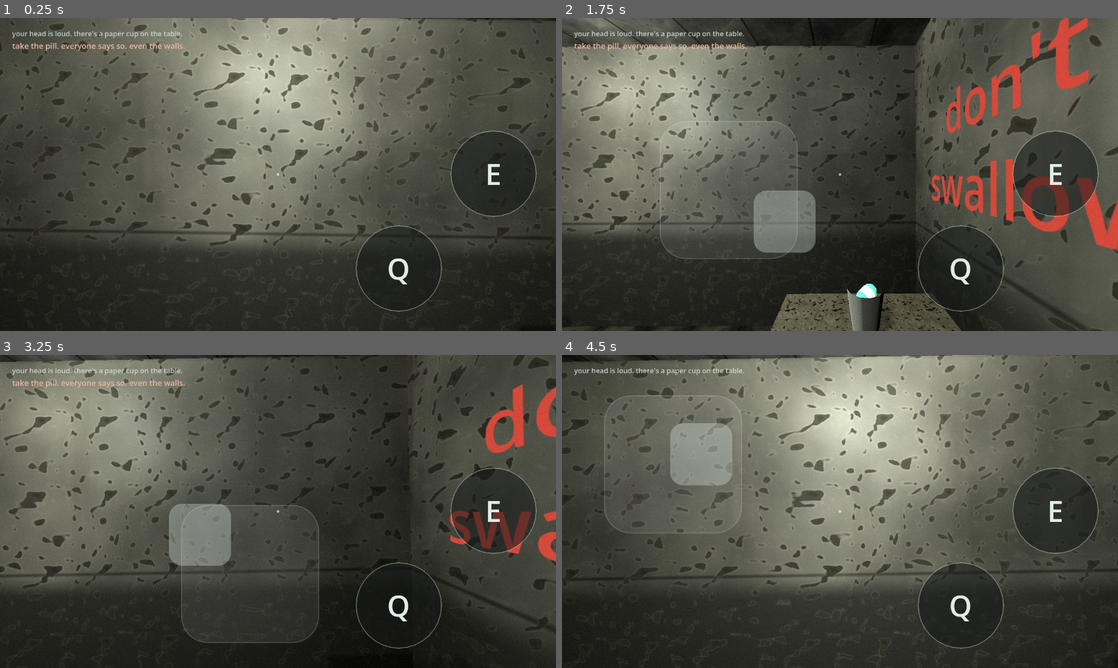
Above: before the commit, frames 1-4 (two rows, left to right).
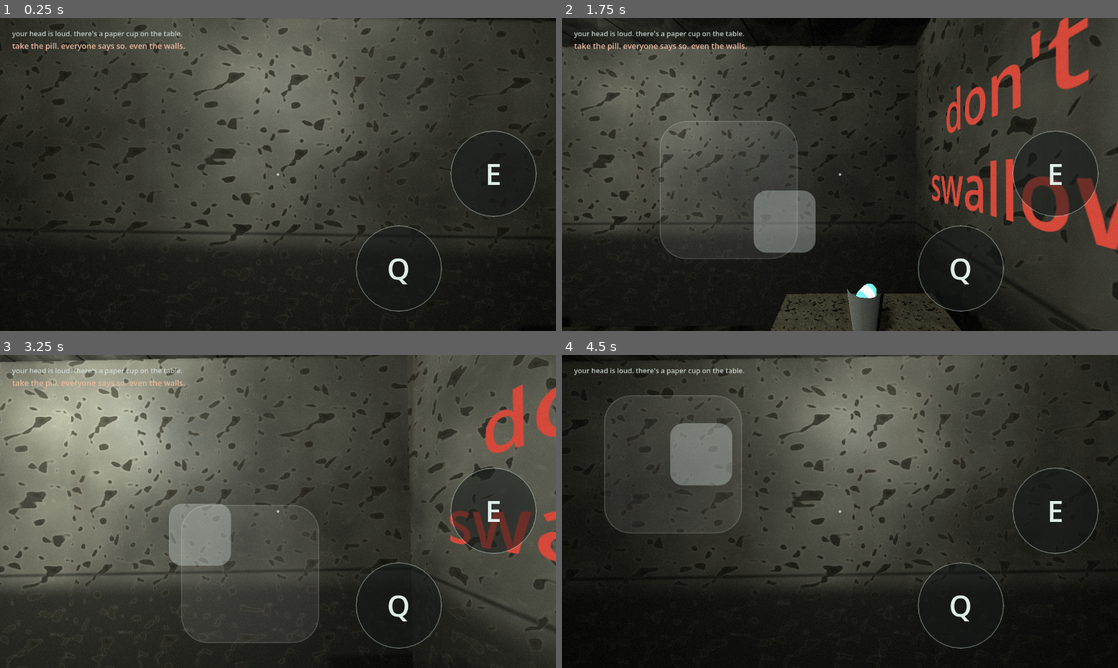
Above: after the commit, the same moments.

Repository: lucy-holm/Ward-B
Game: Godot game, scene res://main.tscn
The game is run twice, just before and just after one commit, with the same random seed, the same clock (stepped at 60 frames per second) and the same inputs.
Inputs (mouse positions are in pixels of both pictures, inside the frame that each line leads up to):
- Up to frame 1 (0.25 s): no input
- Up to frame 2 (1.75 s): tap Enter at 0.5 s; move the mouse to (962, 158) at 0.52 s; hold D (move_right) 0.53-1.25 s; hold E (interact) 0.53-1.25 s; click (962, 158) at 0.67 s; drag from (728, 190) to (812, 237) at 1.27 s
- Up to frame 3 (3.25 s): move the mouse to (333, 442) at 2.02 s; hold D (move_right) 2.03-2.75 s; tap 0 at 2.1 s; drag from (250, 574) to (111, 464) at 2.77 s
- Up to frame 4 (4.5 s): move the mouse to (1006, 558) at 3.52 s; hold A (move_left) 3.53-4.25 s; tap Backspace at 3.6 s; drag from (673, 464) to (756, 433) at 4.27 s

The runs differ from the first frame. In frame 1, 54% of the frame differs, in the area x 0-100%, y 0-84%; in frame 2, 53%; in frame 3, 2.4%; in frame 4, 85%, in the area x 0-100%, y 0-100%.

Commit message:
Darken the ward and give the fluorescents a real failing flicker
Darker: ambient 0.08 -> 0.045 and exposure 0.85 -> 0.72, so unlit areas go
properly black and the lit pools stop blowing out. Verified the gameplay-
readable elements survive the drop - the code scrawl is still legible and the
keypad/dispenser accent glows still separate at distance.

Flicker was already implemented but was invisible against flat ambient, and
too polite besides. Now:
- dips are deeper (0.25 -> 0.10 of base) and recover fast, because a tube
  snaps back rather than fading in
- rare longer dropouts (0.12-0.45s) so a failing tube cuts out for a beat
  instead of only stuttering
- a constant shallow mains buzz at 17Hz so a tube is never perfectly still,
  which is what sells "failing fluorescent" over "lamp with an effect on it"
- all phase-offset per light so a corridor never pulses in unison

Still unmedicated-only by design: lucid is meant to read as clinically stable
and the contrast between the two is the point.

tools/test_flicker.tscn verifies it behaviourally, headless. Screenshots
cannot check this at all - a still of a flickering light is identical to a
still of a steady one, which is exactly how the flicker sat invisible for
several commits. It asserts that unmed energy actually varies, that a deep
dip occurs, that lights are NOT in lockstep (catching a broken per-light phase
offset), and that lucid holds steady. Measured: unmed spread 0.635 with dips
to 32% of base, lucid spread 0.000.

One test bug found and fixed while writing it: sampling immediately after the
state flip measured the recovery ramp from mid-dip rather than steady state,
so lucid falsely failed. It now settles first.

Verified: check_rooms 7/7, test_mechanics 22, test_flicker OK, verify_web and
verify_touch PASS, 9.7 fps unchanged.

Co-Authored-By: Claude Opus 4.8 (1M context) <noreply@anthropic.com>

Diff:
--- a/godot/core/atmosphere.gd
+++ b/godot/core/atmosphere.gd
@@ -15,9 +15,21 @@
 
 # Chance per second that a given fluorescent dips. The original's 6%-per-frame
 # at ~60fps works out near this.
-const FLICKER_RATE_HZ := 3.2
-const FLICKER_DIP := 0.25
-const FLICKER_RECOVER := 8.0   # how fast intensity eases back to base
+const FLICKER_RATE_HZ := 2.6
+const FLICKER_DIP := 0.10        # how far a dip drops (was 0.25 — too polite)
+const FLICKER_RECOVER := 14.0    # snap back fast; a tube does not fade in
+
+# Occasional full dropout: a failing tube cuts out for a beat rather than just
+# stuttering. Rare enough to stay unsettling instead of strobing.
+const DROPOUT_RATE_HZ := 0.22
+const DROPOUT_MIN_SEC := 0.12
+const DROPOUT_MAX_SEC := 0.45
+
+# Constant low-level flutter so a tube is never perfectly still even between
+# dips — this is what sells "failing fluorescent" rather than "lamp with an
+# effect on it".
+const BUZZ_AMOUNT := 0.10
+const BUZZ_HZ := 17.0
 
 const FOG_BREATH_HZ := 0.5
 const FOG_BREATH_AMOUNT := 0.05
@@ -75,14 +87,19 @@
 			# dt so the rate is per-second rather than per-frame.
 			if _dip[i] <= 0.0 and randf() < FLICKER_RATE_HZ * delta:
 				_dip[i] = randf_range(0.04, 0.10)
+			# A rarer, longer cut — reuses the same latch with a bigger value.
+			if _dip[i] <= 0.0 and randf() < DROPOUT_RATE_HZ * delta:
+				_dip[i] = randf_range(DROPOUT_MIN_SEC, DROPOUT_MAX_SEC)
 			if _dip[i] > 0.0:
 				_dip[i] -= delta
 
 		var target := base
 		if unmed:
-			# A slow wobble under the dips, offset per-light so a corridor of
-			# tubes never pulses in unison.
-			target *= 0.8 + 0.2 * sin(_clock * 13.0 + i * 7.0)
+			# Mains buzz: a fast, shallow flutter, phase-offset per light so a
+			# corridor of tubes never pulses in unison.
+			target *= 1.0 - BUZZ_AMOUNT * (0.5 + 0.5 * sin(_clock * BUZZ_HZ + i * 2.4))
+			# Slow wobble underneath, so the flutter rides on a drifting level.
+			target *= 0.85 + 0.15 * sin(_clock * 1.7 + i * 7.0)
 			if _dip[i] > 0.0:
 				target *= FLICKER_DIP
 		l.light_energy = lerpf(l.light_energy, target, minf(1.0, delta * FLICKER_RECOVER))
--- a/godot/main.tscn
+++ b/godot/main.tscn
@@ -8,7 +8,7 @@
 background_color = Color(0.09, 0.043, 0.039, 1)
 ambient_light_source = 2
 ambient_light_color = Color(0.8, 0.85, 0.83, 1)
-ambient_light_energy = 0.08
+ambient_light_energy = 0.045
 fog_enabled = true
 fog_mode = 1
 fog_light_color = Color(0.09, 0.043, 0.039, 1)
@@ -16,7 +16,7 @@
 fog_depth_end = 13.0
 fog_depth_curve = 1.0
 tonemap_mode = 3
-tonemap_exposure = 0.85
+tonemap_exposure = 0.72
 tonemap_white = 4.0
 glow_enabled = true
 glow_intensity = 0.55
--- a/godot/tools/shoot.gd
+++ b/godot/tools/shoot.gd
@@ -48,14 +48,14 @@
 		env.background_color = Color(0.090, 0.043, 0.039)
 		env.ambient_light_source = Environment.AMBIENT_SOURCE_COLOR
 		env.ambient_light_color = Color(0.8, 0.85, 0.83)
-		env.ambient_light_energy = float(args[8]) if args.size() > 8 else 0.08
+		env.ambient_light_energy = float(args[8]) if args.size() > 8 else 0.045
 		env.fog_enabled = true
 		env.fog_mode = Environment.FOG_MODE_DEPTH
 		env.fog_light_color = Color(0.090, 0.043, 0.039)
 		env.fog_depth_begin = 2.6
 		env.fog_depth_end = 13.0
 		env.tonemap_mode = Environment.TONE_MAPPER_ACES
-		env.tonemap_exposure = 0.85
+		env.tonemap_exposure = 0.72
 		env.tonemap_white = 4.0
 		env.glow_enabled = true
 		env.glow_intensity = 0.55
--- /dev/null
+++ b/godot/tools/test_flicker.gd
@@ -0,0 +1,113 @@
+# Behavioural check for the fluorescent flicker.
+#
+#   godot --headless --path godot tools/test_flicker.tscn
+#
+# Runs headless on purpose: Atmosphere drives light_energy from _process, so
+# the numbers are real without needing to render. Screenshots cannot verify
+# this at all — a still frame of a flickering light looks exactly like a still
+# frame of a steady one, which is how the flicker sat invisible for several
+# commits.
+#
+# Asserts, while UNMEDICATED:
+#   - light energy actually varies (it is not pinned at base)
+#   - at least one deep dip occurs (a dropout, not just buzz)
+#   - lights are NOT in lockstep (per-light phase offsets are working)
+# And while LUCID: energy holds steady, because lucid is meant to read as
+# clinically stable and the contrast is the point.
+extends Node
+
+const SAMPLE_FRAMES := 420
+
+var failures: Array[String] = []
+
+
+func _ready() -> void:
+	var packed: PackedScene = load("res://main.tscn")
+	var main: Node = packed.instantiate()
+	add_child(main)
+	await get_tree().process_frame
+	await get_tree().process_frame
+
+	var lights := _find_lights(main)
+	if lights.size() < 2:
+		_fail("expected at least 2 room lights, found %d" % lights.size())
+		_finish()
+		return
+
+	# --- UNMEDICATED: should flicker ---
+	StateManager.force_state(StateManager.State.UNMED, "test")
+	var traces := await _sample(lights)
+
+	var a: Array = traces[0]
+	var spread: float = a.max() - a.min()
+	if spread < 0.05:
+		_fail("unmed: light energy barely moves (spread %.4f) — flicker is not running" % spread)
+
+	var deepest: float = a.min() / maxf(0.0001, a.max())
+	if deepest > 0.6:
+		_fail("unmed: no deep dip in %d frames (min/max %.2f) — dropouts not firing"
+			% [SAMPLE_FRAMES, deepest])
+
+	# Two lights moving in lockstep means the per-light phase offset is broken.
+	var lockstep := true
+	for i in mini(a.size(), (traces[1] as Array).size()):
+		if absf(a[i] - (traces[1] as Array)[i]) > 0.02:
+			lockstep = false
+			break
+	if lockstep:
+		_fail("unmed: lights are in lockstep — per-light phase offset is not applied")
+
+	print("unmed  spread=%.3f  min/max=%.2f" % [spread, deepest])
+
+	# --- LUCID: should be steady ---
+	GameState.refill()
+	StateManager.can_shift = true
+	StateManager.force_state(StateManager.State.LUCID, "test")
+	# Let the lights recover first. Switching to lucid mid-dip leaves them
+	# ramping back to base, and sampling immediately measures that transient
+	# rather than the steady state we actually care about.
+	for f in 90:
+		await get_tree().process_frame
+	var lucid_traces := await _sample(lights)
+	var lucid: Array = lucid_traces[0]
+	var lucid_spread: float = lucid.max() - lucid.min()
+	if lucid_spread > 0.02:
+		_fail("lucid: light energy varies (spread %.4f) — lucid should read steady"
+			% lucid_spread)
+	print("lucid  spread=%.3f" % lucid_spread)
+
+	_finish()
+
+
+func _sample(lights: Array) -> Array:
+	var traces: Array = [[], []]
+	for f in SAMPLE_FRAMES:
+		await get_tree().process_frame
+		(traces[0] as Array).append((lights[0] as OmniLight3D).light_energy)
+		(traces[1] as Array).append((lights[1] as OmniLight3D).light_energy)
+	return traces
+
+
+func _find_lights(node: Node) -> Array:
+	var out: Array = []
+	if node is OmniLight3D:
+		out.append(node)
+	for child in node.get_children():
+		out.append_array(_find_lights(child))
+	return out
+
+
+func _fail(msg: String) -> void:
+	failures.append(msg)
+
+
+func _finish() -> void:
+	print("")
+	if failures.is_empty():
+		print("test_flicker: OK - fluorescents flicker while unmed, steady while lucid")
+	else:
+		for f in failures:
+			print("  FAIL  %s" % f)
+		print("  %d failure(s)" % failures.size())
+	print("")
+	get_tree().quit(0 if failures.is_empty() else 1)
--- /dev/null
+++ b/godot/tools/test_flicker.tscn
@@ -0,0 +1,6 @@
+[gd_scene load_steps=2 format=3 uid="uid://bwardbflick01"]
+
+[ext_resource type="Script" path="res://tools/test_flicker.gd" id="1_flick"]
+
+[node name="TestFlicker" type="Node"]
+script = ExtResource("1_flick")
Not shown, added: godot/tools/test_flicker.gd.uid
